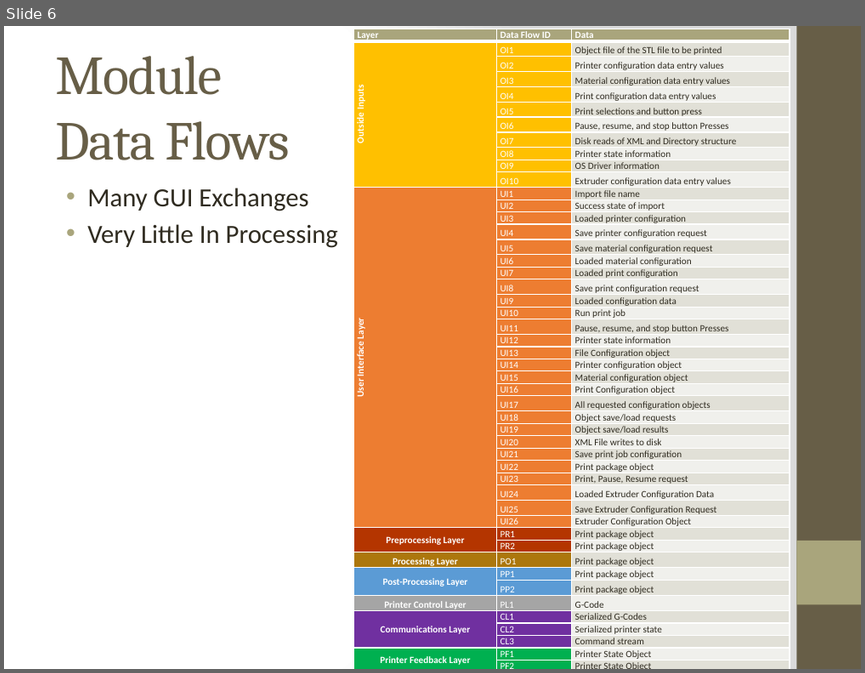
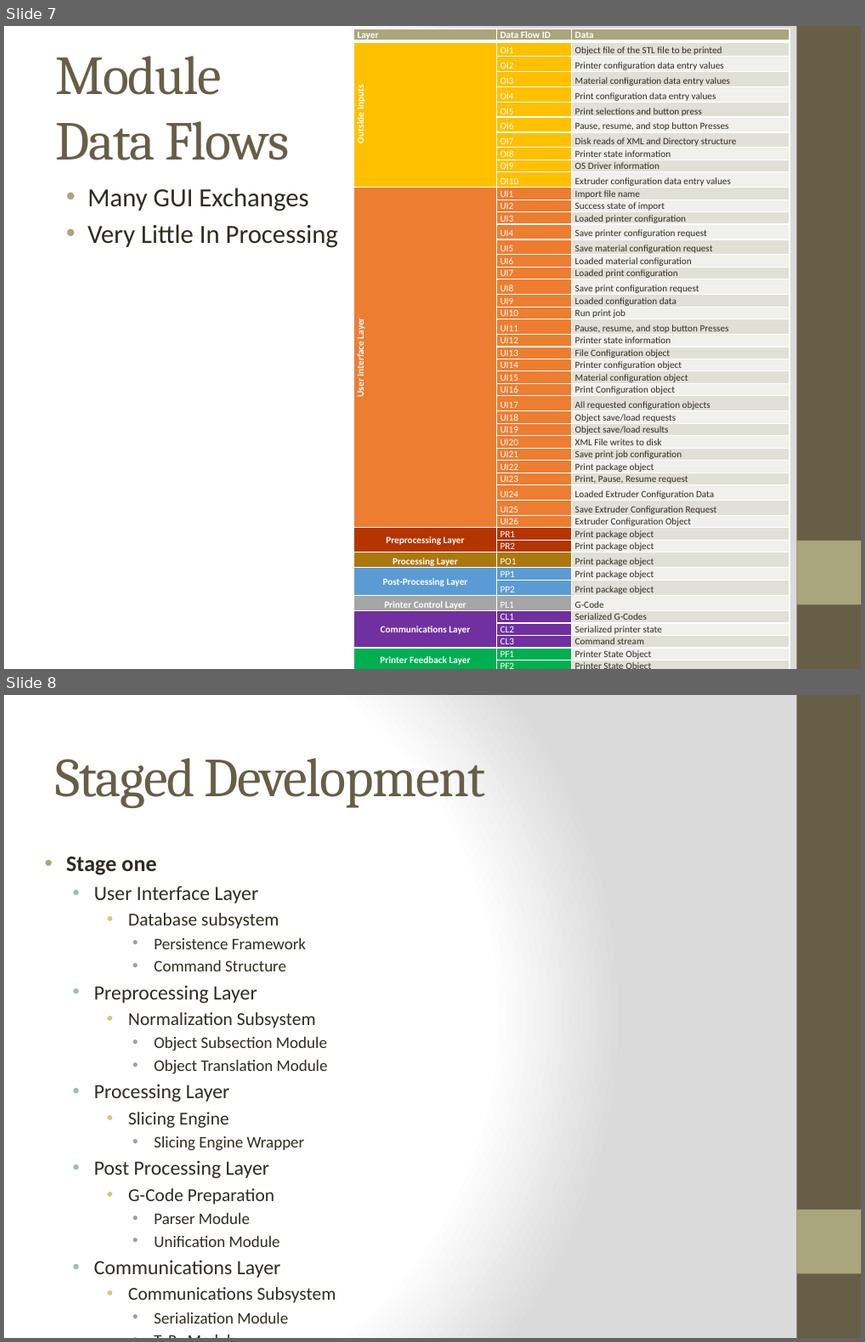
Before and after one commit to qpHalcy0n/SRDesign, a slide deck: Test Plan Presentation/Team Ink3d Test Plan.pptx. Shown one above the other, each under a label of ours: slide 6 before the commit, slides 7 and 8 after it. The pictures are 865x673 and 865x1342 pixels, drawn with LibreOffice and Linux fonts; fonts in the diff are those of the drawing. Boxes give left, top, right and bottom in pixels: in the first picture for what was removed or moved away, otherwise in the second. Text is boxed around its words. In the diff, an @@ line names an element or a change of style, - is before the commit and + after.

```diff
--- a/Test Plan Presentation/Team Ink3d Test Plan.pptx
+++ b/Test Plan Presentation/Team Ink3d Test Plan.pptx
@@ slide 8 added at [4, 695, 861, 1338], background gradient #FFFFFF to #DADADA; not listed: 2 template elements that a slide beside it also shows @@
@@ title added at [55, 758, 486, 808], 46 pt, text #675E47 @@
+Staged Development
@@ text added at [66, 857, 336, 1323], 13.6 pt, text #2F2B20 @@
+• Stage one
+  • User Interface Layer
+    • Database subsystem
+      • Persistence Framework
+      • Command Structure
+  • Preprocessing Layer
+    • Normalization Subsystem
+      • Object Subsection Module
+      • Object Translation Module
+  • Processing Layer
+    • Slicing Engine
+      • Slicing Engine Wrapper
+  • Post Processing Layer
+    • G-Code Preparation
+      • Parser Module
+      • Unification Module
+  • Communications Layer
+    • Communications Subsystem
+      • Serialization Module
+      • TxRx Module
+      • Deserialization Module
@@ what was slide 6 is now slide 7 @@
```
Also in this commit, not shown: 45 other slides added, 1 slide removed.
